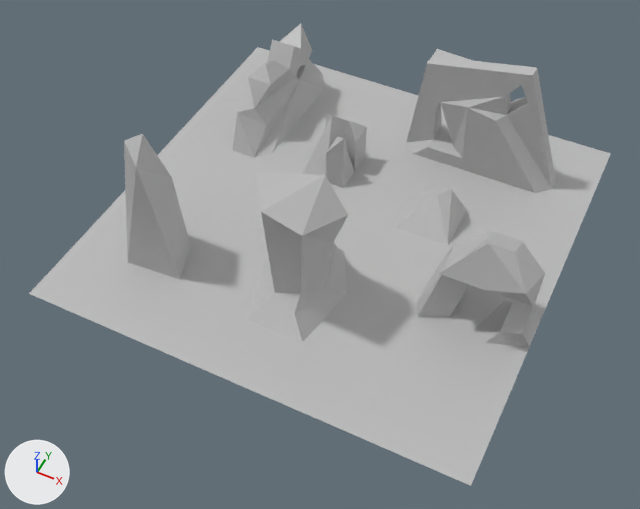
The FBX model Assets/Meshes/Q2.fbx: old version first, new version second.
Before and after are seen from a 50 mm camera at (-3.24, -18.39, 11.78) aimed at (-7.82, -9.24, 0.33). Arrows for +X, +Y and +Z are at lower left; the lights stay in place. Where no turn or scale is listed for an object, it has been applied to the vertices. Vertices at the same position are counted once.

Before the edit, the objects in view are built like this:
```python
ob_floor2 = bpy.data.objects.new('Floor2', me_mesh)
ob_floor2.location = (-8.0, -8.0, 0.0)
ob_obj1_col33_03 = bpy.data.objects.new('obj1_col33_03', me_mesh_005)
ob_obj1_col33_03.parent = ob_q2
ob_obj1_col33_03.location = (175.0, 118.8, -275.0)
ob_obj1_col33_03.rotation_euler = (0.0, -1.571, 0.0)  # degrees (0, -90, 0)
ob_obj2_col32_03 = bpy.data.objects.new('obj2_col32_03', me_mesh_007)
ob_obj2_col32_03.location = (-10.5, -5.75, 0.75)
ob_obj3_col11_03 = bpy.data.objects.new('obj3_col11_03', me_mesh_006)
ob_obj3_col11_03.location = (-8.75, -6.75, 0.5)
ob_obj4_col23_03 = bpy.data.objects.new('obj4_col23_03', me_mesh_003)
ob_obj4_col23_03.location = (-5.0, -9.0, 1.0)
ob_obj5_col23_04 = bpy.data.objects.new('obj5_col23_04', me_mesh_002)
ob_obj5_col23_04.location = (-7.94, -9.75, 1.23)
ob_obj6_13_03 = bpy.data.objects.new('obj6_13_03', me_mesh_001)
ob_obj6_13_03.parent = ob_q2
ob_obj6_13_03.location = (-250.0, 125.0, 225.0)
ob_obj6_13_03.rotation_euler = (0.0, 0.785, 0.0)  # degrees (0, 45, 0)
ob_obj7_11_03 = bpy.data.objects.new('obj7_11_03', me_mesh_004)
ob_obj7_11_03.location = (-6.5, -7.25, 0.37)
# me_mesh_004
# before: 0 (-0.5, -0.5, -0.375) at pixel (396, 227), 3 (0.5, -0.5, -0.375) at pixel (447, 245), 4 (-0.5, 0.5, -0.375) at pixel (417, 193), 6 (0.5, 0.5, -0.375) at pixel (467, 209)
```
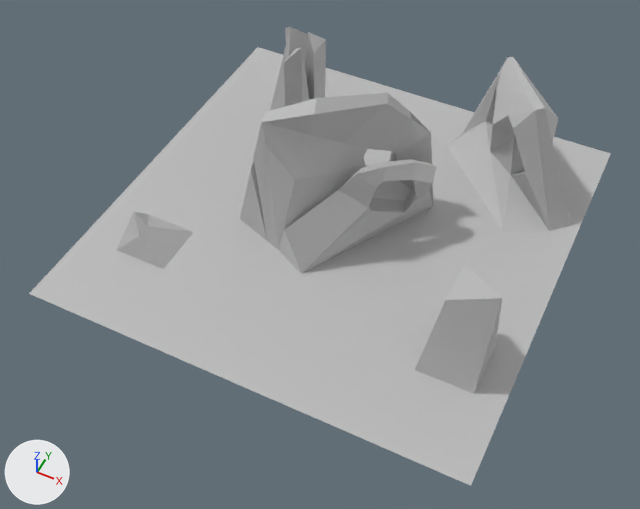
Patch to the scene script:
```diff
--- a/Assets/Meshes/Q2.fbx.py
+++ b/Assets/Meshes/Q2.fbx.py
@@ me_mesh_006 @@
-me_mesh_006.from_pydata(...)  # 17 vertices, 18 faces; spans x -0.438..0.438, y -0.5..0.5, z -0.5..0.5
+me_mesh_006.from_pydata(...)  # 17 vertices, 18 faces; spans x -0.438..0.438, y -0.5..0.5, z -1.062..1.062
+# me_mesh_006 part 4: 6 of the vertices in x 0.062..0.438, y -0.5..0.5, z 0.25..0.5 are moved by (0.0, 0.0, 0.562)
+# me_mesh_006 part 5: 1 of the vertices in x -0.438, y 0.5, z 0.25 are moved by (0.0, 0.0, 0.562)
+# me_mesh_006 part 6: all 2 vertices in x -0.188..0.188, y 0.25, z 0.5 are moved by (0.0, 0.0, 0.563)
 me_mesh_006.materials.append(mat_lambert1)
@@ me_mesh_001 @@
 # used by ob_obj6_13_03; parent = ob_q2; location = (-250.0, 125.0, 225.0); rotation_euler = (0.0, 0.785, 0.0), in degrees (0, 45, 0)
-me_mesh_001.from_pydata(...)  # 8 vertices, 8 faces; spans x -57.0..57.0, y -125.0..125.0, z -68.0..68.0
+me_mesh_001.from_pydata(...)  # 73 vertices, 81 faces; spans x -93.0..93.0, y -140.0..140.0, z -176.0..176.0
+# me_mesh_001 part 2: the whole mesh is rebuilt
 me_mesh_001.materials.append(mat_lambert1)
@@ me_mesh_005 @@
 # used by ob_obj1_col33_03; parent = ob_q2; location = (175.0, 118.8, -275.0); rotation_euler = (0.0, -1.571, 0.0), in degrees (0, -90, 0)
-me_mesh_005.from_pydata(...)  # 37 vertices, 55 faces; spans x -50.0..50.0, y -119.0..119.0, z -150.0..150.0
+me_mesh_005.from_pydata(...)  # 33 vertices, 52 faces; spans x -69.0..69.0, y -112.0..112.0, z -150.0..150.0
+# me_mesh_005 part 3: the whole mesh is rebuilt
 me_mesh_005.materials.append(mat_lambert1)
@@ me_mesh_004 @@
 me_mesh_004.from_pydata(...)  # 7 vertices, 8 faces; spans x -0.5..0.5, y -0.5..0.5, z -0.375..0.375
-me_mesh_004.vertices[1].co = (0.0, 0.125, 0.125)  # pixel (437, 194)
-me_mesh_004.vertices[2].co = (0.25, 0.125, 0.375)  # pixel (451, 189)
-me_mesh_004.vertices[5].co = (0.0, 0.375, 0.125)  # pixel (442, 186)
+# me_mesh_004 part 1
+for i in [0, 3, 4, 6]: me_mesh_004.vertices[i].co += Vector((-0.014, -0.077, -0.623))
+me_mesh_004.vertices[1].co = (-0.292, -0.23, 0.505)  # pixel (445, 300)
+me_mesh_004.vertices[2].co = (0.514, -0.23, 0.998)  # pixel (502, 298)
+me_mesh_004.vertices[5].co = (-0.292, 0.577, 0.505)  # pixel (464, 263)
 me_mesh_004.materials.append(mat_lambert1)
@@ me_mesh_005_1 @@
+me_mesh_005_1.from_pydata([(0.5, 0.5, -0.375), (0.0, -0.125, 0.125), (-0.25, -0.125, 0.375), (-0.5, 0.5, -0.375), (0.5, -0.5, -0.375), (0.0, -0.375, 0.125), (-0.5, -0.5, -0.375)], [], [(2, 1, 3), (1, 0, 3), (1, 5, 4, 0), (2, 5, 1), (3, 6, 2), (0, 4, 6, 3), (2, 6, 5), (5, 6, 4)])
+me_mesh_005_1.materials.append(mat_lambert1)  # grey #bcbcbc
@@ ob_obj3_col11_03 @@
 ob_obj3_col11_03 = bpy.data.objects.new('obj3_col11_03', me_mesh_006)
-ob_obj3_col11_03.location = (-8.75, -6.75, 0.5)
+ob_obj3_col11_03.location = (-10.0, -6.0, 1.06)
@@ ob_obj2_col32_03 @@
-ob_obj2_col32_03 = bpy.data.objects.new('obj2_col32_03', me_mesh_007)
@@ ob_obj4_col23_03 @@
-ob_obj4_col23_03 = bpy.data.objects.new('obj4_col23_03', me_mesh_003)
@@ ob_obj6_13_03 @@
 ob_obj6_13_03.parent = ob_q2
-ob_obj6_13_03.location = (-250.0, 125.0, 225.0)
-ob_obj6_13_03.rotation_euler = (0.0, 0.785, 0.0)  # degrees (0, 45, 0)
+ob_obj6_13_03.location = (6.461, 139.8, 9.254)
+ob_obj6_13_03.rotation_euler = (0.0, 2.356, 0.0)  # degrees (0, 135, 0)
@@ ob_obj5_col23_04 @@
-ob_obj5_col23_04 = bpy.data.objects.new('obj5_col23_04', me_mesh_002)
@@ ob_obj1_col33_03 @@
 ob_obj1_col33_03.parent = ob_q2
-ob_obj1_col33_03.location = (175.0, 118.8, -275.0)
-ob_obj1_col33_03.rotation_euler = (0.0, -1.571, 0.0)  # degrees (0, -90, 0)
+ob_obj1_col33_03.location = (238.3, 112.5, -238.3)
+ob_obj1_col33_03.rotation_euler = (0.0, -2.356, 0.0)  # degrees (0, -135, 0)
@@ ob_obj7_11_03 @@
 ob_obj7_11_03 = bpy.data.objects.new('obj7_11_03', me_mesh_004)
-ob_obj7_11_03.location = (-6.5, -7.25, 0.37)
+ob_obj7_11_03.location = (-4.99, -9.92, 1.0)
@@ ob_obj7_11_05 @@
+ob_obj7_11_05 = bpy.data.objects.new('obj7_11_05', me_mesh_005_1)
+ob_obj7_11_05.location = (-10.75, -10.0, 0.38)
```

Boxes [x1, y1, x2, y2] around the edits, measured in the pictures (640 x 509 px; the box of a moved part takes in the faces that stretch with it):
'obj6_13_03', reshaped, moved, turned
    before: [124, 134, 191, 279]
    after: [240, 93, 437, 274]
'obj1_col33_03', reshaped, moved, turned
    before: [406, 49, 556, 193]
    after: [447, 57, 571, 232]
'obj5_col23_04', deleted
    before: [248, 171, 348, 342]
'obj7_11_03', reshaped, moved (24% wider, 117% taller)
    before: [397, 186, 467, 245]
    after: [415, 264, 502, 393]
'obj4_col23_03', deleted
    before: [416, 231, 545, 347]
'obj2_col32_03', deleted
    before: [232, 24, 325, 158]
'obj3_col11_03', reshaped, moved
    before: [303, 114, 367, 188]
    after: [270, 27, 326, 111]
'obj7_11_05', added
    after: [117, 212, 193, 269]
part 4 of me_mesh_006, moved or reshaped
    before: [326, 127, 367, 188]
    after: [284, 40, 326, 106]
part 5 of me_mesh_006, moved or reshaped
    before: [326, 114, 331, 125]
    after: [285, 27, 290, 42]
part 6 of me_mesh_006, moved or reshaped
    before: [303, 115, 366, 176]
    after: [270, 27, 326, 111]
